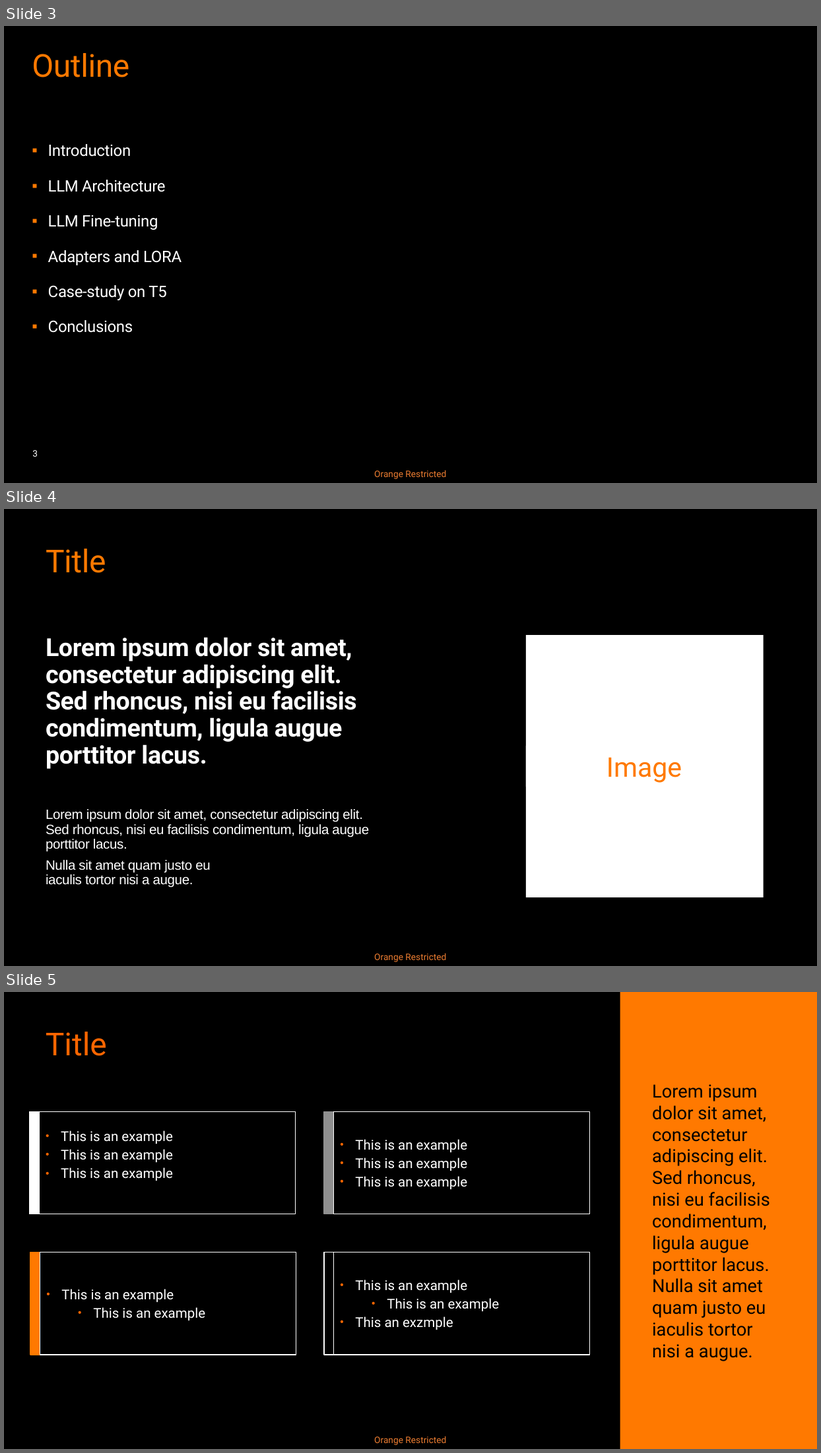
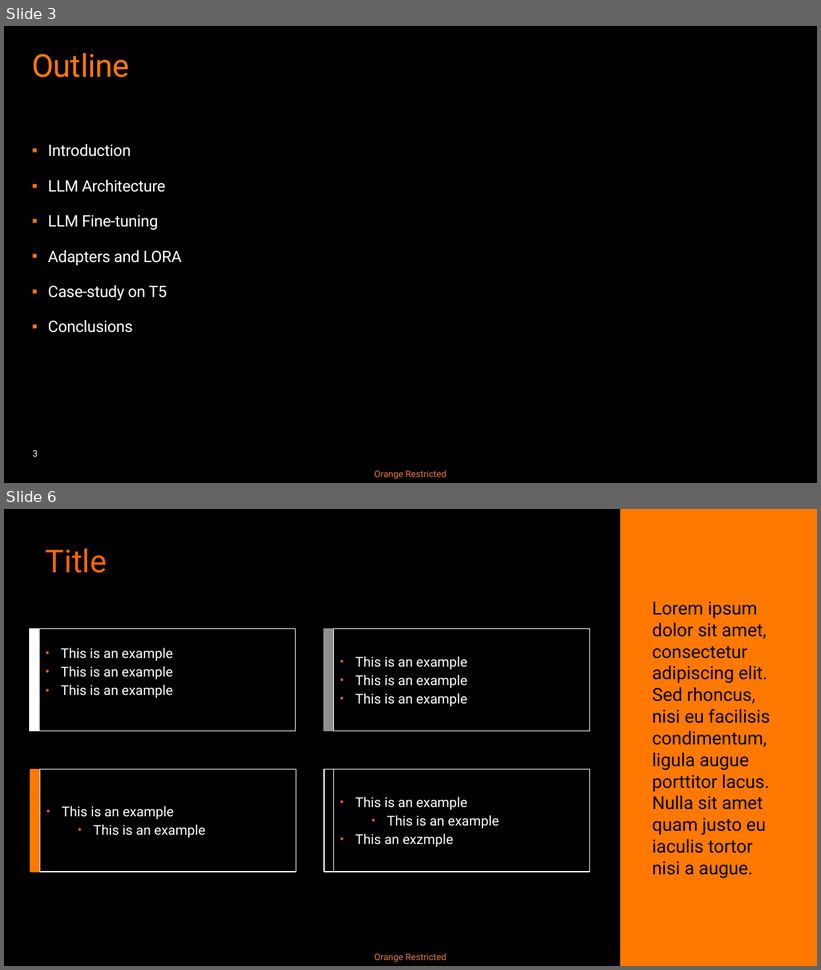
Before and after one commit to basavyr/peft-training, a slide deck: presentation/LORA-RPoenaru.pptx. Shown one above the other, each under a label of ours: slides 3, 4 and 5 before the commit, slides 3 and 6 after it; the slides between them are not shown. The pictures are 821x1453 and 821x970 pixels, drawn with LibreOffice and Linux fonts; fonts in the diff are those of the drawing. Boxes give left, top, right and bottom in pixels: in the first picture for what was removed or moved away, otherwise in the second. Text is boxed around its words. In the diff, an @@ line names an element or a change of style, - is before the commit and + after.

```diff
--- a/presentation/LORA-RPoenaru.pptx
+++ b/presentation/LORA-RPoenaru.pptx
@@ slide 4 removed at box(4, 509, 817, 966), background #000000; not listed: 1 template element that a slide beside it also shows @@
@@ title removed at box(46, 549, 106, 573) @@
-Title
@@ text removed at box(46, 637, 357, 769) @@
-Lorem ipsum dolor sit amet, consectetur adipiscing elit.
-Sed rhoncus, nisi eu facilisis condimentum, ligula augue
-porttitor lacus.
@@ rectangle removed at box(526, 635, 764, 898) @@
@@ text removed at box(607, 757, 682, 783) @@
-Image
@@ text removed at box(46, 809, 369, 888) @@
-Lorem ipsum dolor sit amet, consectetur adipiscing elit.
-Sed rhoncus, nisi eu facilisis condimentum, ligula augue
-porttitor lacus.
-Nulla sit amet quam justo eu
-iaculis tortor nisi a augue.
@@ rectangle removed at box(32, 913, 148, 947) @@
@@ what was slide 5 is now slide 6 @@
```
Also in this commit, not shown: 2 slides added.
